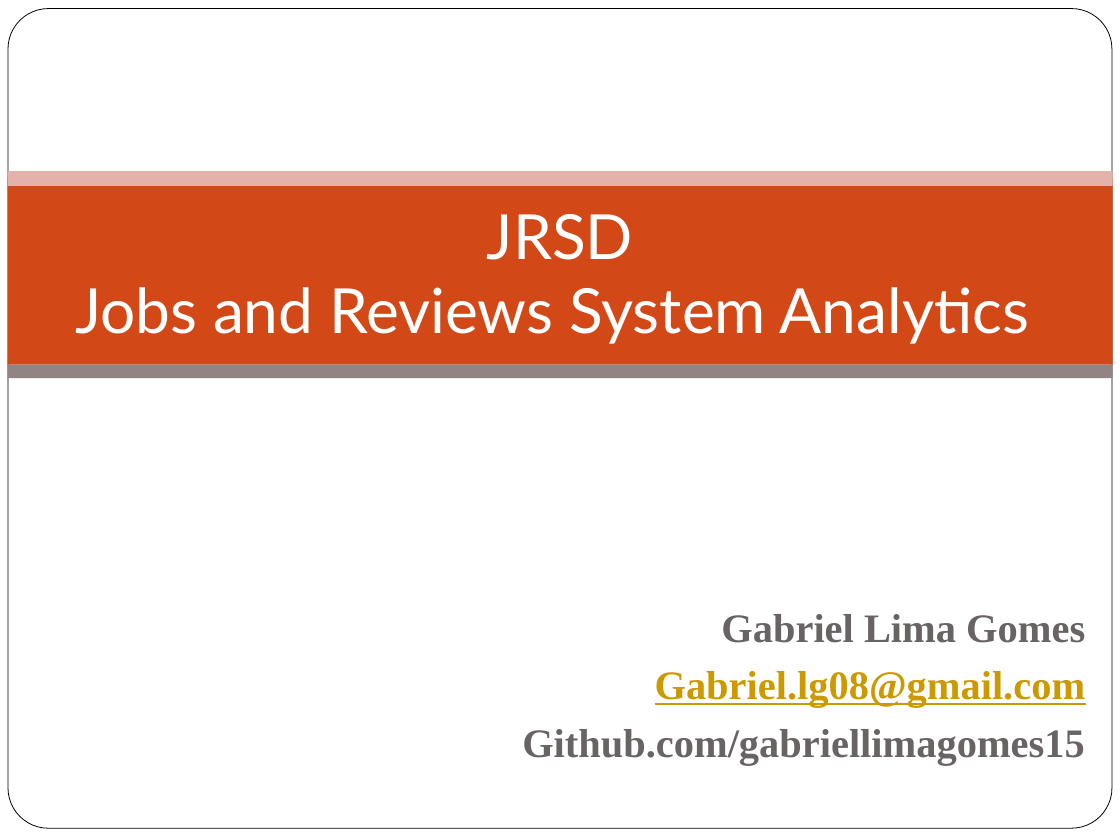
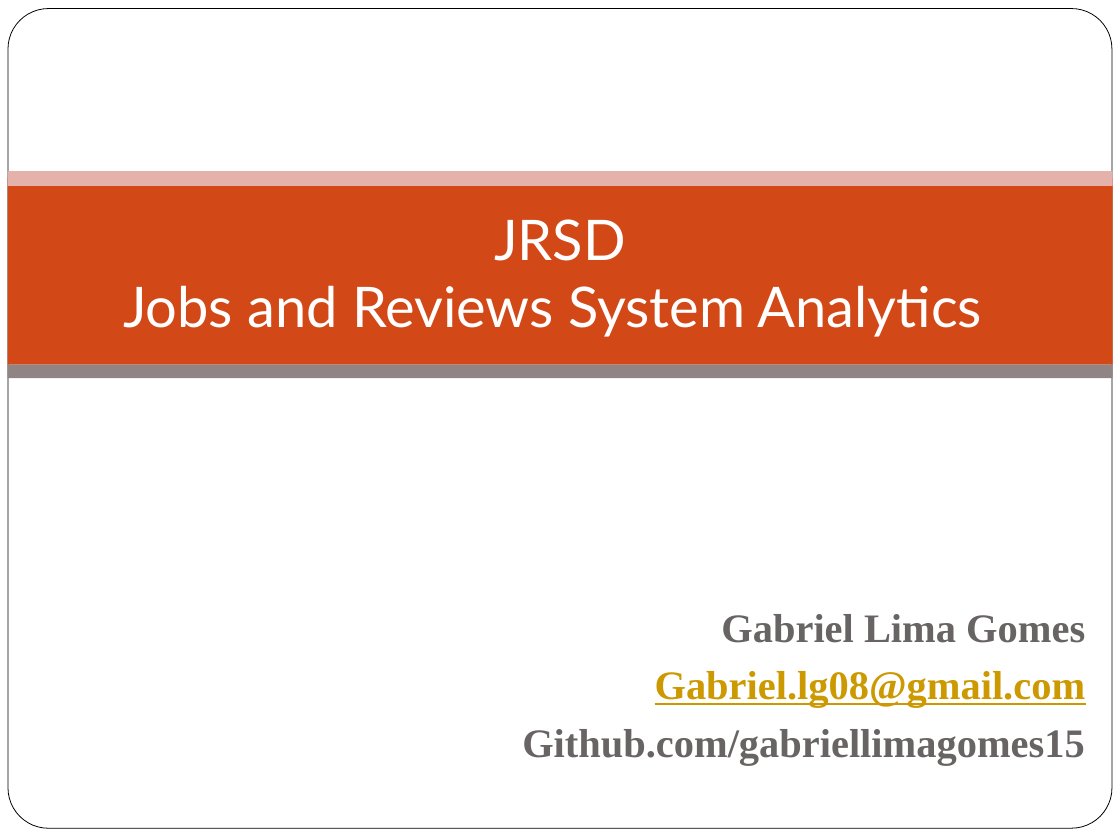
Before and after one commit to gabriellimagomes15/dsa, a slide deck: slide 1 of Apresentacao.pptx. Drawn at 1120x840 pixels with LibreOffice and Linux fonts; fonts in the diff are those of the drawing; background and template pictures are left out. Boxes give left, top, right and bottom in pixels: in the first picture for what was removed or moved away, otherwise in the second. Text is boxed around its words. In the diff, an @@ line names an element or a change of style, - is before the commit and + after.

```diff
--- a/Apresentacao.pptx
+++ b/Apresentacao.pptx
@@ title "JRSD Jobs and Reviews System ..." at (x1=123, y1=219, x2=982, y2=337): size 40 to 36 pt @@
```
Also in this commit, not shown: 6 other slides changed, 3 slides added, 1 slide removed, 2 other files.
